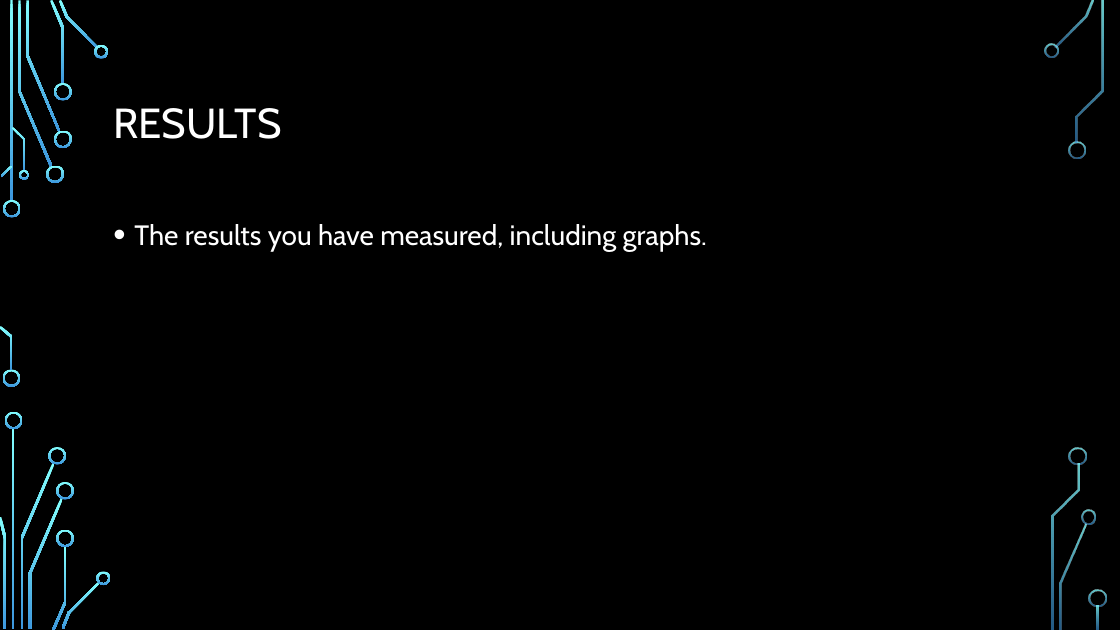
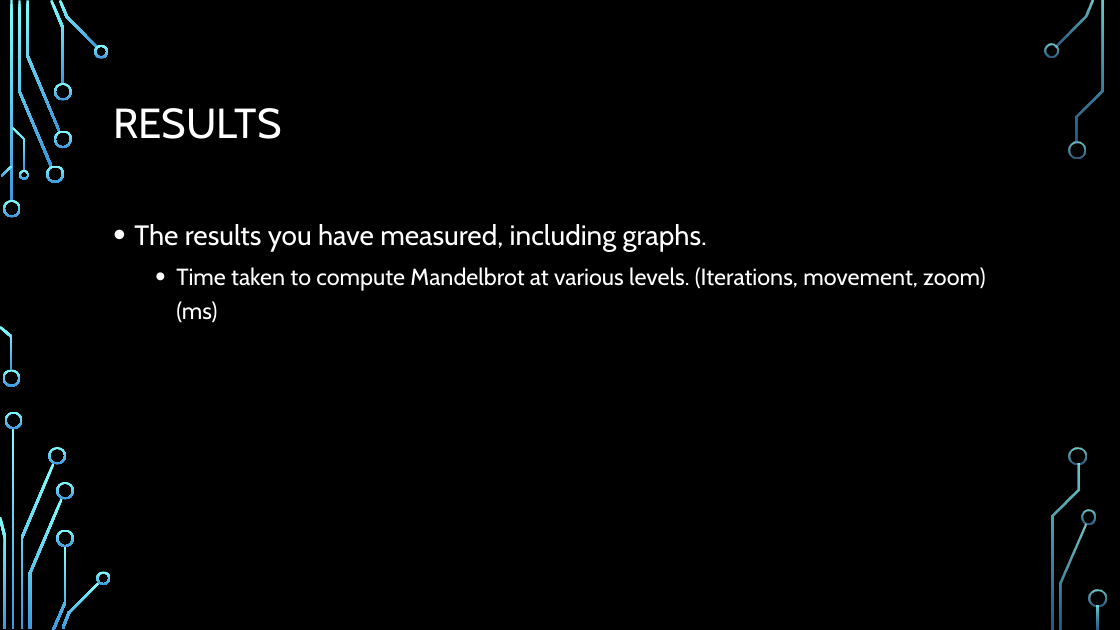
Before and after one commit to Shorte240/DSaA-Submission, a slide deck: slide 4 of CMP202 Assessment.pptx. Drawn at 1120x630 pixels with LibreOffice and Linux fonts; fonts in the diff are those of the drawing; background and template pictures are left out. Boxes give left, top, right and bottom in pixels: in the first picture for what was removed or moved away, otherwise in the second. Text is boxed around its words. In the diff, an @@ line names an element or a change of style, - is before the commit and + after.

Commit message:
Updated .ppt, added Computer Specs file

```diff
--- a/CMP202 Assessment.pptx
+++ b/CMP202 Assessment.pptx
@@ text at (176,267,986,323): paragraph added @@
+  • Time taken to compute Mandelbrot at various levels. (Iterations, movement, zoom) (ms)
```
Also in this commit, not shown: 6 other slides changed, 2 other files.
